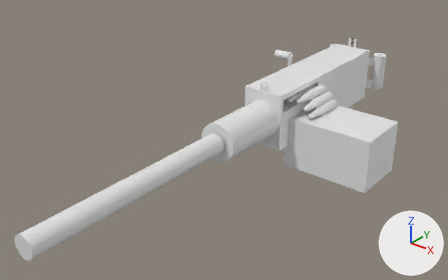
The FBX model Assets/Resources/Models/M2 Browning.fbx as it was, and as the next commit left it.
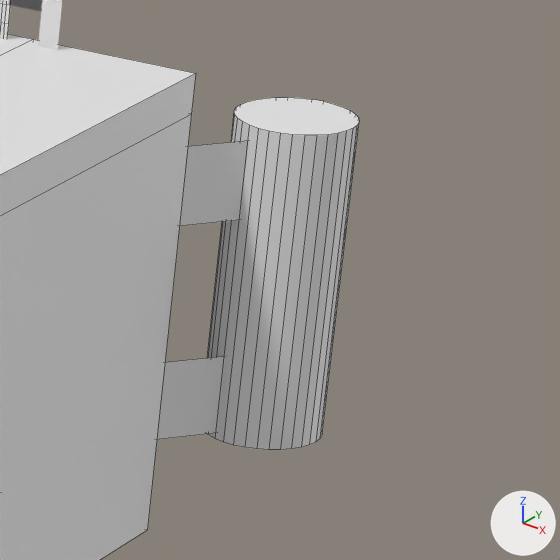
The first picture shows the older version from a camera (50 mm lens) standing at (11.23, -9.67, 19.43) and looking at (-1.19, 5.85, 9.81). The close-ups show both versions on the part from 78% to 91% of the width and 15% to 36% of the height of that picture; other places that the commit changed are outside them. Lighting does not change. The marker at lower right points along +X, +Y and +Z. The close-ups show mesh edges as thin lines. Where no turn or scale is listed for an object, it has been applied to the vertices.
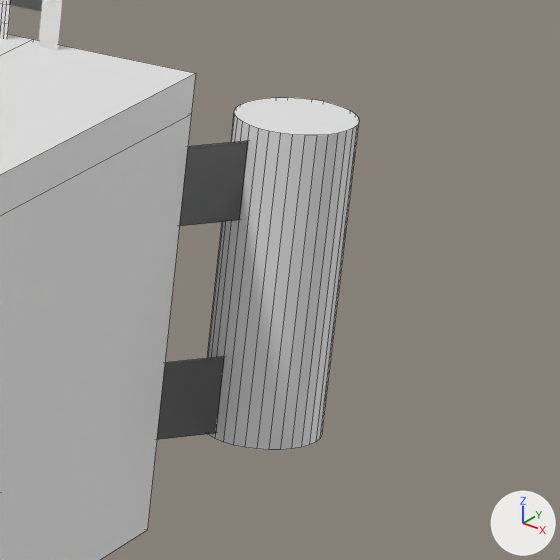
Location of each change, (x1, y1, x2, y2) in pixels of the close-ups (560 x 560 px; the box of a moved part takes in the faces that stretch with it):
```json
{"part": 1, "of": "me_plane_010", "change": "moved or reshaped", "before": [157, 356, 225, 440], "after": [157, 356, 225, 440]}
{"part": 3, "of": "me_plane_009", "change": "moved or reshaped", "before": [179, 141, 249, 226], "after": [179, 141, 249, 226]}
```

The change, as JSON lines over the scene's bpy script:
```json
{"block": "me_plane_009", "where": "me_plane_009.from_pydata(...)  # 4 vertices, 1 face; spans x -0.078..0.238, y -0.956..-0.512, z -0.799..-0.485"}
{"block": "me_plane_009", "where": "# used by ob_plane_008; location = (1.698, 11.499, 12.682)"}
{"block": "me_plane_009", "where": "# verts and faces of me_plane_009; kept vertices keep their numbers, new ones are numbered from 4"}
{"block": "me_plane_009", "where": "# before: 0 (0.238, -0.512, -0.485), 1 (0.238, -0.512, -0.799), 2 (-0.078, -0.956, -0.485), 3 (-0.078, -0.956, -0.799)"}
{"block": "me_plane_009", "change": "me_plane_009 part 3"}
{"op": "add", "block": "me_plane_009", "code": "delete_faces([(0, 1, 3, 2)])"}
{"op": "add", "block": "me_plane_009", "code": "faces += [(0, 2, 3, 1)]"}
{"block": "me_plane_009", "change": "me_plane_009 part 4: the surface is now shaded smooth"}
{"block": "me_plane_010", "where": "me_plane_010.from_pydata(...)  # 4 vertices, 1 face; spans x -0.078..0.238, y -0.956..-0.512, z -0.799..-0.485"}
{"block": "me_plane_010", "where": "# used by ob_plane_009; location = (1.698, 11.499, 11.82)"}
{"block": "me_plane_010", "where": "# verts and faces of me_plane_010; kept vertices keep their numbers, new ones are numbered from 4"}
{"block": "me_plane_010", "where": "# before: 0 (0.238, -0.512, -0.485), 1 (0.238, -0.512, -0.799), 2 (-0.078, -0.956, -0.485), 3 (-0.078, -0.956, -0.799)"}
{"block": "me_plane_010", "change": "me_plane_010 part 1"}
{"op": "add", "block": "me_plane_010", "code": "delete_faces([(0, 1, 3, 2)])"}
{"op": "add", "block": "me_plane_010", "code": "faces += [(0, 2, 3, 1)]"}
{"block": "me_plane_010", "change": "me_plane_010 part 2: the surface is now shaded smooth"}
```
